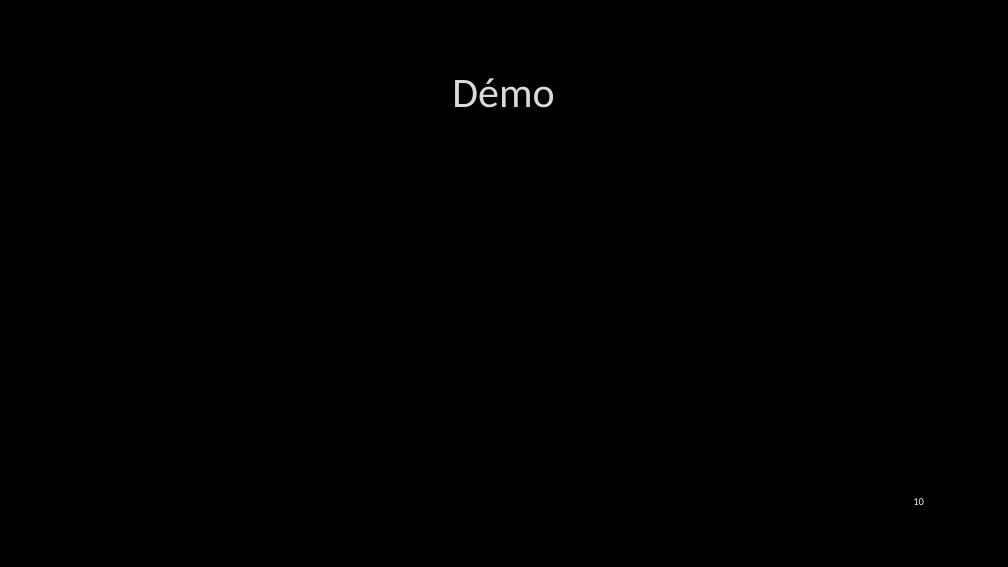
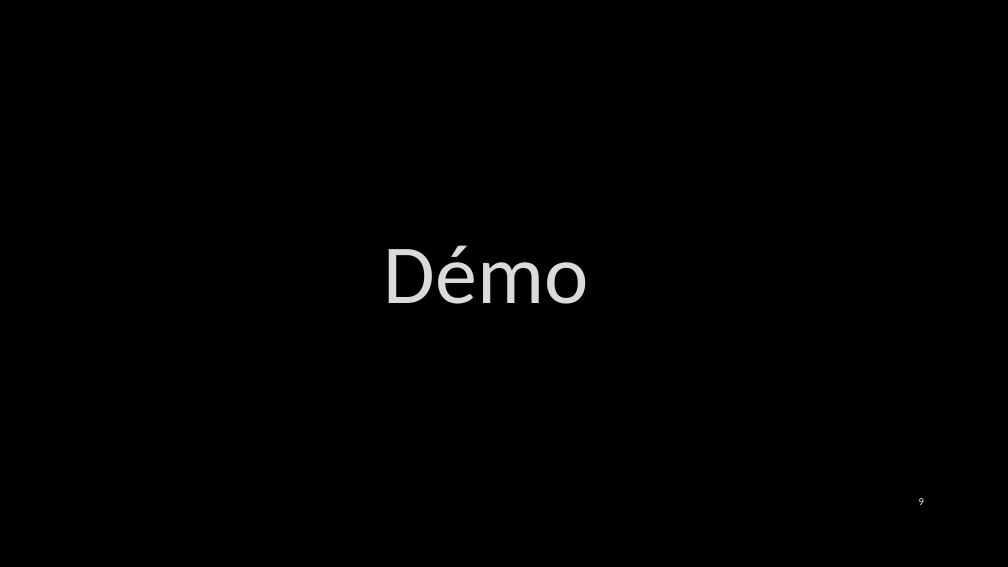
Before and after one commit to DavidVRLS/Git_EscapeJail, a slide deck: slide 9 of EscapeJail.pptx (slide 10 before the commit). Drawn at 1008x567 pixels with LibreOffice and Linux fonts; fonts in the diff are those of the drawing; background and template pictures are left out. Boxes give left, top, right and bottom in pixels: in the first picture for what was removed or moved away, otherwise in the second. Text is boxed around its words. In the diff, an @@ line names an element or a change of style, - is before the commit and + after.

```diff
--- a/EscapeJail.pptx
+++ b/EscapeJail.pptx
@@ title "Démo": place and size @@
-title "Démo" at (452,78,554,108)
+title "Démo" at (384,245,589,304)
@@ title "Démo" at (384,245,589,304): size 40 to 80 pt @@
@@ page number at (919,498,924,505): text changed @@
-10
+9
```
Also in this commit, not shown: 7 other slides changed, 2 slides added, 1 slide removed.
